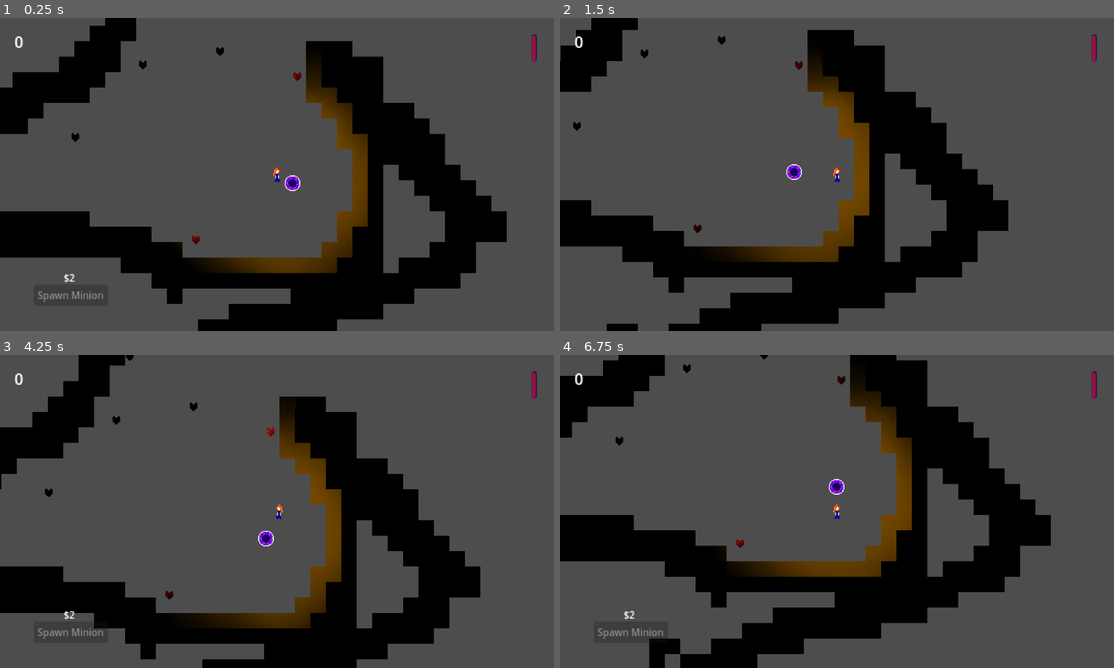
Above: before the commit, frames 1-4 (two rows, left to right).
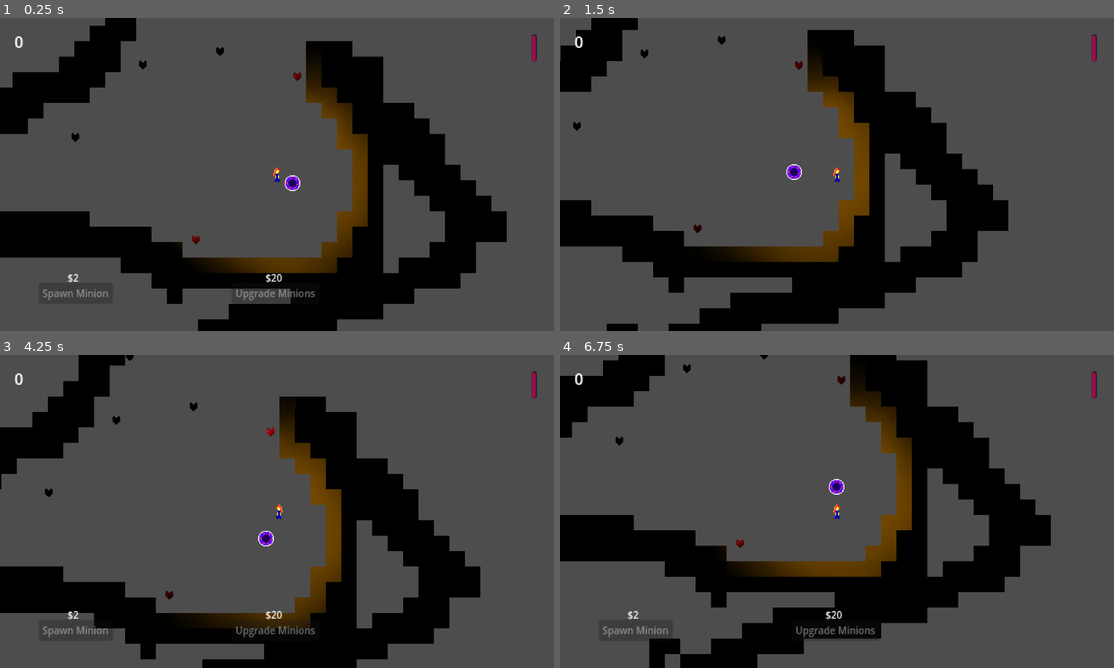
Above: after the commit, the same moments.

Repository: ConnorChow/LudumDare2024
Game: Godot game, scene res://Scenes/World.tscn
Two runs of this game, one before a commit and one after it. Both use one fixed random seed, a clock stepped at 60 frames per second and the inputs below.
Inputs:
- Up to frame 1 (0.25 s): no input
- Up to frame 2 (1.5 s): tap Enter at 0.5 s; hold Right (right) 0.53-1.28 s; tap E (grab) at 0.6 s; hold Down (down) from 1.28 s (still down); tap B (recall) at 1.35 s
- Up to frame 3 (4.25 s): release Down (down) at 2.03 s; hold Right (right) 2.03-2.78 s; tap E (grab) at 2.1, 3.6 s; tap Space at 2.75 s; hold Up (up) 2.78-3.53 s; tap B (recall) at 2.85 s; hold Left (left) from 3.53 s (still down)
- Up to frame 4 (6.75 s): tap B (recall) at 4.35, 5.85 s; release Left (left) at 5.03 s; hold Down (down) 5.03-5.78 s; tap E (grab) at 5.1, 6.6 s; hold Right (right) 5.78-6.53 s; hold Up (up) from 6.53 s (still down)

The runs differ from the first frame. In frame 1, 0.4% of the frame differs, in the area x 6-57%, y 81-91%; in frame 2, nothing differs; in frame 3, 0.5%; in frame 4, 0.5%.

Commit message:
small improvements

Diff:
--- a/Objects/playerBase.gd
+++ b/Objects/playerBase.gd
@@ -23,5 +23,3 @@
 	CurrencyCount.currency += 1
 	player.updateCur()
 	area.queue_free()
-	if CurrencyCount.curCost <= CurrencyCount.currency:
-		player.buy_minion.set_disabled(false)
--- a/Player/CurrencyCount.gd
+++ b/Player/CurrencyCount.gd
@@ -3,3 +3,5 @@
 var currency : int = 0
 
 var curCost : int = 2
+
+var unitUpgradeCost : int = 20
--- a/Player/Player.gd
+++ b/Player/Player.gd
@@ -20,10 +20,15 @@
 @onready var grab_timer = $grabTimer
 @onready var recall_timer = $recallTimer
 @onready var health_bar = $UiNodes/healthBar
+
+#upgrades
 @onready var buy_menu = $UiNodes/buyMenu
+#purchase new units
 @onready var buy_minion = $UiNodes/buyMenu/buyMinion
 @onready var cur_cost_label = $UiNodes/buyMenu/curCostLabel
-
+#buy unit upgrades
+@onready var cur_upgrade_label = $UiNodes/buyMenu/curUpgradeLabel
+@onready var buy_upgrade = $UiNodes/buyMenu/buyUpgrade
 
 
 
@@ -134,6 +139,17 @@
 	modSpeed = speed
 	canGrab = false
 	grab_timer.start()
+	if CurrencyCount.unitUpgradeCost > CurrencyCount.currency:
+		buy_upgrade.set_disabled(true)
+	elif CurrencyCount.unitUpgradeCost <= CurrencyCount.currency:
+		buy_upgrade.set_disabled(false)
+
+
+	if CurrencyCount.curCost > CurrencyCount.currency:
+		buy_minion.set_disabled(true)
+	elif CurrencyCount.curCost <= CurrencyCount.currency:
+		buy_minion.set_disabled(false)
+
 
 
 func updateHealth(val : float):
@@ -167,9 +183,19 @@
 func _on_buy_minion_pressed():
 	#spawn unit
 	CurrencyCount.currency -= CurrencyCount.curCost
+	# this needs a better equation
+	#when a unit dies, reduce the curcost
 	CurrencyCount.curCost = floor(CurrencyCount.curCost * 1.5)
 	cur_cost_label.set_text("$" + str(CurrencyCount.curCost))
-	if CurrencyCount.curCost > CurrencyCount.currency:
-		buy_minion.set_disabled(true)
 	updateCur()
-	pass # Replace with function body.
+
+
+
+func _on_buy_upgrade_pressed():
+	#upgrade unit
+	CurrencyCount.currency -= CurrencyCount.unitUpgradeCost
+	#These should probably be fixed costs, and increase based on specific tiers
+	#maybe even scale on the quantity of units that the player has
+	CurrencyCount.unitUpgradeCost = floor(CurrencyCount.unitUpgradeCost * 1.5)
+	cur_upgrade_label.set_text("$" + str(CurrencyCount.unitUpgradeCost))
+	updateCur()
--- a/Player/Player.tscn
+++ b/Player/Player.tscn
@@ -118,24 +118,48 @@
 [node name="curCostLabel" type="Label" parent="UiNodes/buyMenu"]
 use_parent_material = true
 layout_mode = 0
-offset_left = 999.0
-offset_top = 872.0
-offset_right = 1039.0
-offset_bottom = 895.0
+offset_left = 1003.0
+offset_top = 868.0
+offset_right = 1043.0
+offset_bottom = 891.0
 theme_override_font_sizes/font_size = 10
 text = "$2"
 horizontal_alignment = 1
+vertical_alignment = 1
 
 [node name="buyMinion" type="Button" parent="UiNodes/buyMenu"]
 use_parent_material = true
 layout_mode = 0
-offset_left = 982.0
-offset_top = 886.0
-offset_right = 1059.0
-offset_bottom = 908.0
+offset_left = 987.0
+offset_top = 884.0
+offset_right = 1064.0
+offset_bottom = 906.0
 theme_override_font_sizes/font_size = 10
 disabled = true
 text = "Spawn Minion"
+
+[node name="curUpgradeLabel" type="Label" parent="UiNodes/buyMenu"]
+use_parent_material = true
+layout_mode = 0
+offset_left = 1211.0
+offset_top = 868.0
+offset_right = 1251.0
+offset_bottom = 891.0
+theme_override_font_sizes/font_size = 10
+text = "$20"
+horizontal_alignment = 1
+vertical_alignment = 1
+
+[node name="buyUpgrade" type="Button" parent="UiNodes/buyMenu"]
+use_parent_material = true
+layout_mode = 0
+offset_left = 1187.0
+offset_top = 884.0
+offset_right = 1278.0
+offset_bottom = 906.0
+theme_override_font_sizes/font_size = 10
+disabled = true
+text = "Upgrade Minions"
 
 [node name="grabBox" type="Area2D" parent="."]
 position = Vector2(-1, 0)
@@ -161,5 +185,6 @@
 
 [connection signal="timeout" from="UiNodes/hitBox/hitTimer" to="." method="_on_hit_timer_timeout"]
 [connection signal="pressed" from="UiNodes/buyMenu/buyMinion" to="." method="_on_buy_minion_pressed"]
+[connection signal="pressed" from="UiNodes/buyMenu/buyUpgrade" to="." method="_on_buy_upgrade_pressed"]
 [connection signal="timeout" from="grabTimer" to="." method="_on_grab_timer_timeout"]
 [connection signal="timeout" from="recallTimer" to="." method="_on_recall_timer_timeout"]
